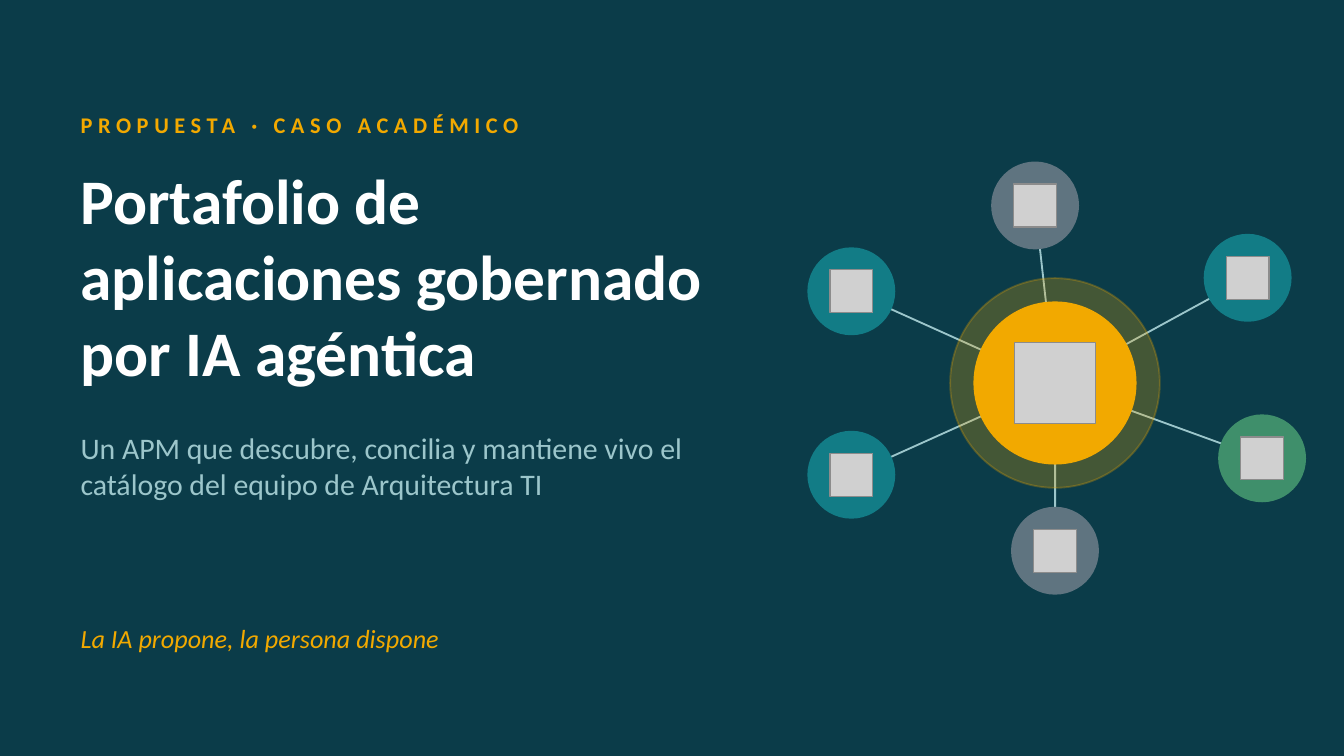
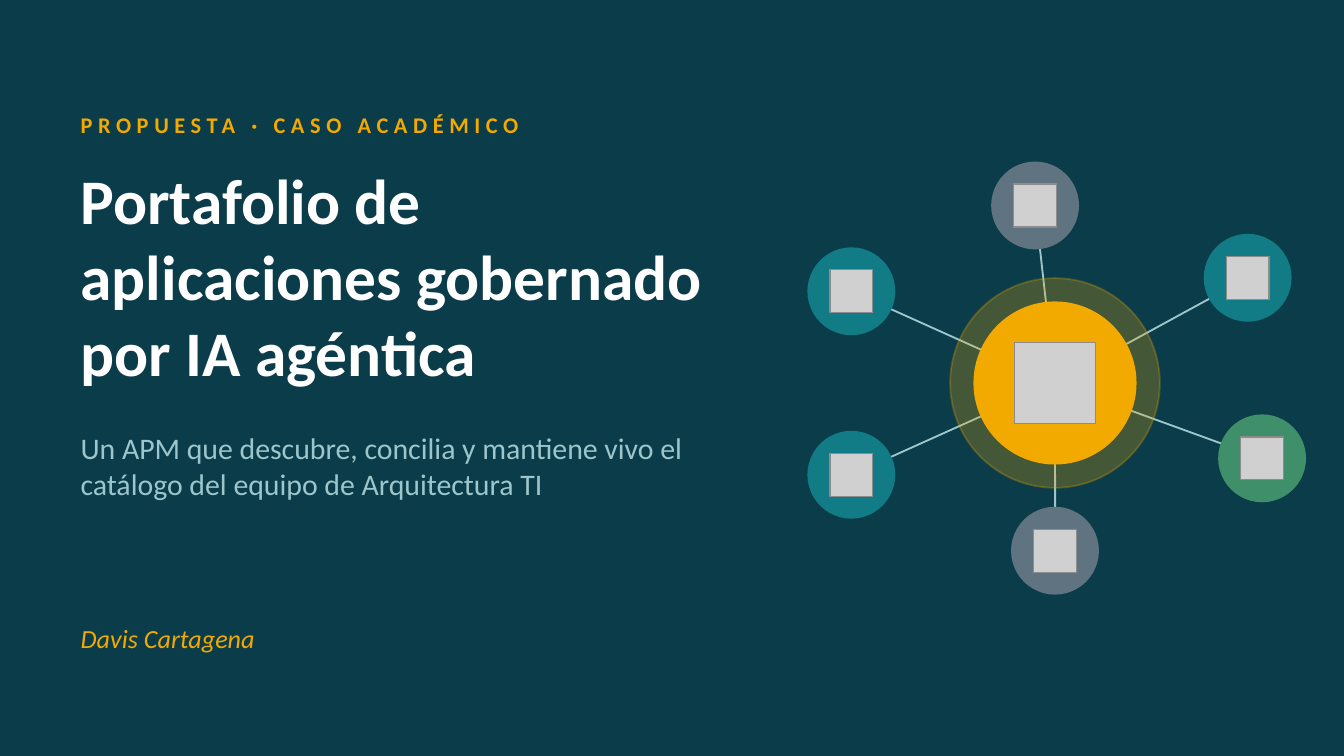
Before and after one commit to DavisLCVB/application-portfolio-management, a slide deck: slide 1 of docs/presentaciones/pitch-apm-ia-agentica.pptx. Drawn at 1344x756 pixels with LibreOffice and Linux fonts; fonts in the diff are those of the drawing; grey boxes stand for pictures. Boxes give left, top, right and bottom in pixels: in the first picture for what was removed or moved away, otherwise in the second. Text is boxed around its words. In the diff, an @@ line names an element or a change of style, - is before the commit and + after.

```diff
--- a/docs/presentaciones/pitch-apm-ia-agentica.pptx
+++ b/docs/presentaciones/pitch-apm-ia-agentica.pptx
@@ text at <box>81,630,255,653</box>: text changed @@
-La IA propone, la persona dispone
+Davis Cartagena
```
Also in this commit, not shown: 7 other slides changed.
